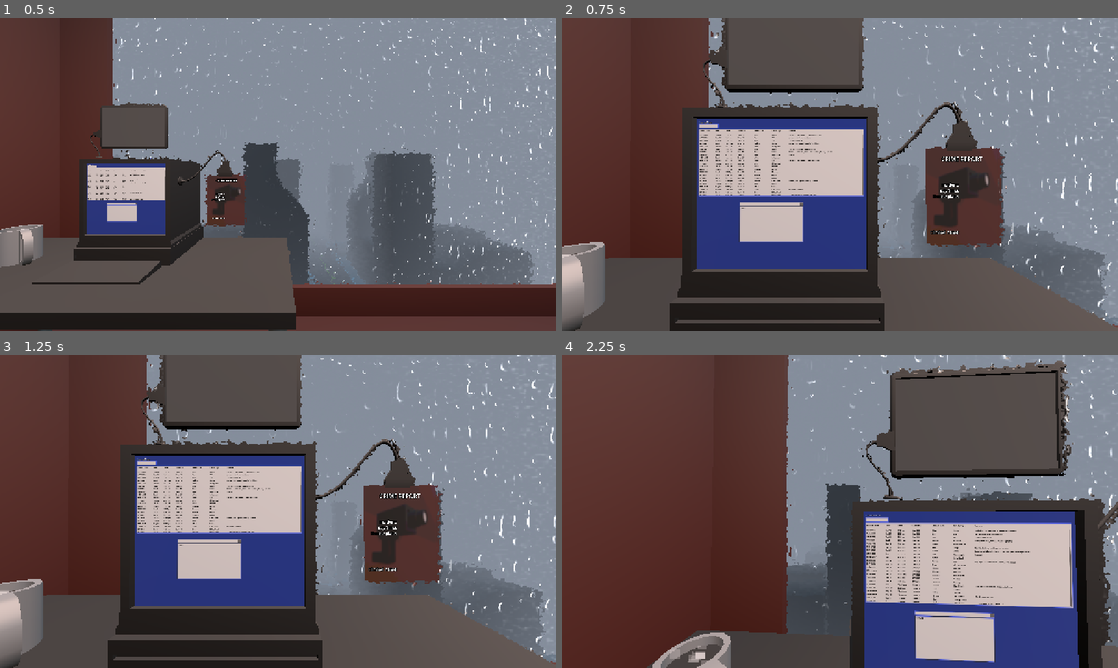
Above: before the commit, frames 1-4 (two rows, left to right).
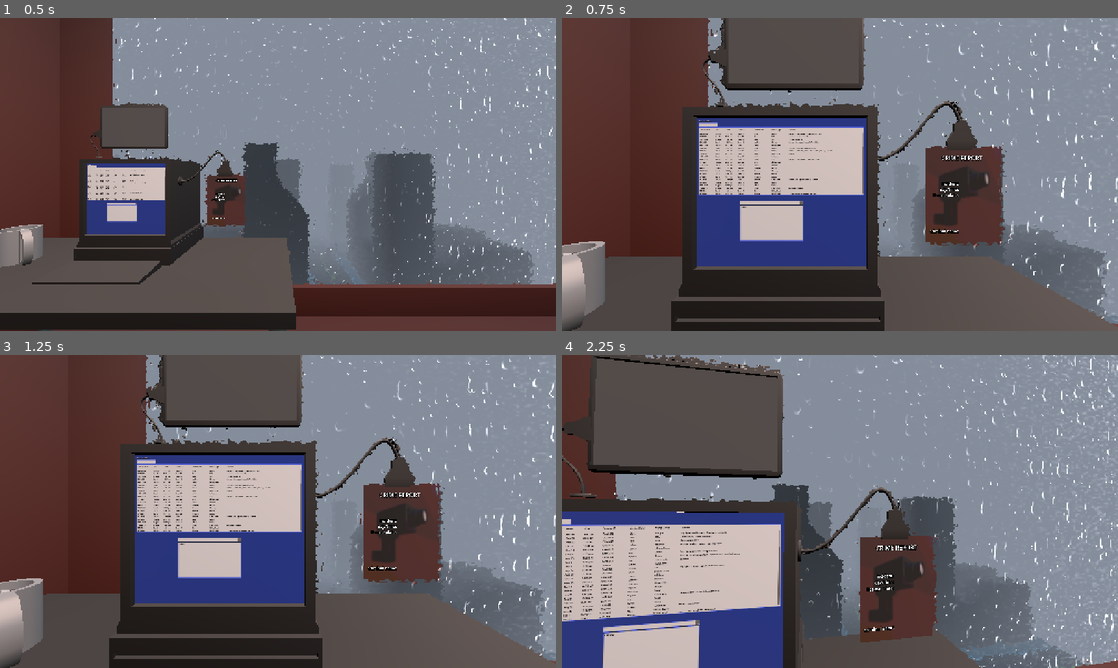
Above: after the commit, the same moments.

Repository: Ciph3rzer0/brackeys-2026.2-trust-no-one
Game: Godot game, scene res://scenes/city.tscn
Two runs of this game, one before a commit and one after it. Both use one fixed random seed, a clock stepped at 60 frames per second and the inputs below.
Inputs (mouse positions are in pixels of both pictures, inside the frame that each line leads up to):
- Up to frame 1 (0.5 s): no input
- Up to frame 2 (0.75 s): move the mouse to (867, 174) at 0.52 s; hold W from 0.53 s (still down); hold E (pc_interact) from 0.53 s (still down); click (867, 174) at 0.67 s
- Up to frame 3 (1.25 s): keep holding W; keep holding E (pc_interact); tap Space at 0.77 s
- Up to frame 4 (2.25 s): keep holding W; move the mouse to (812, 511) at 1.27 s; release E (pc_interact) at 1.28 s; tap E (pc_interact) at 1.35 s; click (812, 511) at 1.42 s; tap Space at 1.52 s; move the mouse to (851, 505) at 2.02 s; hold Ctrl from 2.03 s (still down); click (851, 505) at 2.17 s

Frame 1 is identical in both runs. In frame 2, 6.2% of the frame differs, in the area x 0-100%, y 0-100%; in frame 3, 6.2%; in frame 4, 73%.

Commit message:
feat: lock or unlock mouse when mounting/unmounting

Diff:
--- a/scripts/player.gd
+++ b/scripts/player.gd
@@ -22,16 +22,16 @@
 func _ready() -> void:
 	Input.set_mouse_mode(Input.MOUSE_MODE_CAPTURED)
 
-func toggle_mouse():
-	is_mouse_free = !is_mouse_free
-	if is_mouse_free:
+func set_mouse_free(val: bool):
+	is_mouse_free = val
+	if val:
 		Input.set_mouse_mode(Input.MOUSE_MODE_VISIBLE)
 	else:
 		Input.set_mouse_mode(Input.MOUSE_MODE_CAPTURED)
 
 func _input(event: InputEvent) -> void:
 	if event.is_action_pressed("ui_cancel"):
-			toggle_mouse()
+		set_mouse_free(!is_mouse_free)
 
 	if is_mouse_free: return
 	if event is InputEventMouseMotion:
@@ -43,6 +43,7 @@
 	if event.is_action_pressed("pc_interact"):
 		if _mounted_object:
 			_mounted_object = null
+			set_mouse_free(false)
 		else:
 			try_mount()
 
@@ -53,6 +54,8 @@
 			global_position = mount.global_position
 			global_rotation = mount.global_rotation
 			_mounted_object = mount
+			cam.rotation_degrees.x = 0
+			set_mouse_free(true)
 
 var exit_button_held_timer := 0.0
 func _process(delta: float) -> void:
